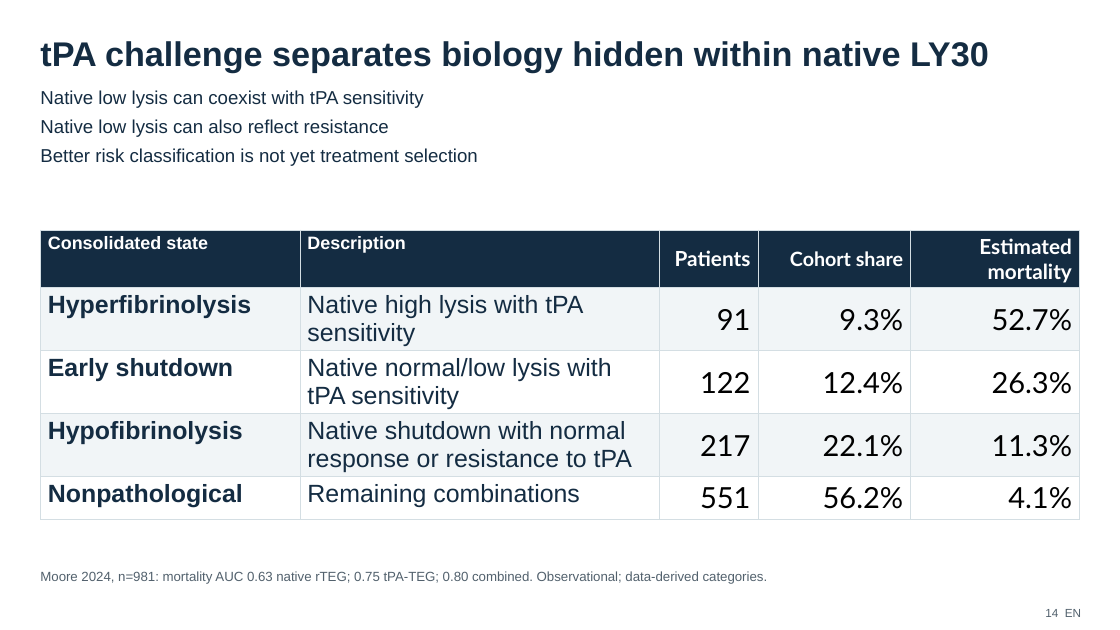
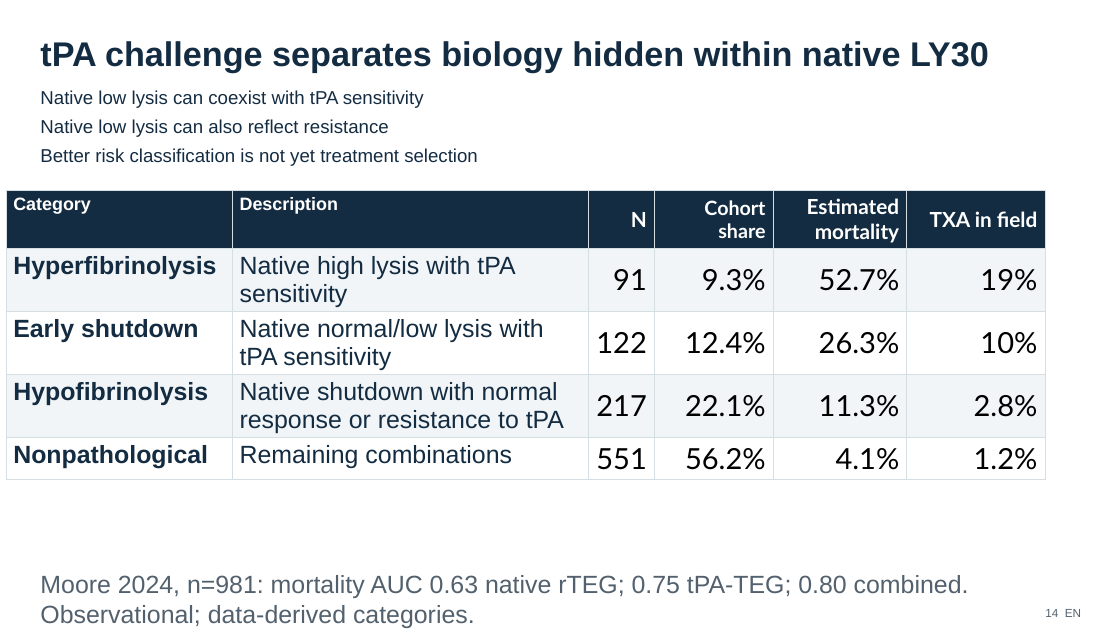
Before and after one commit to cryanking/cryanking.github.io, a slide deck: slide 32 of lectures/tark/TXA_Trauma_English_Turkish.pptx. Drawn at 1120x630 pixels with LibreOffice and Linux fonts; fonts in the diff are those of the drawing. Boxes give left, top, right and bottom in pixels: in the first picture for what was removed or moved away, otherwise in the second. Text is boxed around its words. In the diff, an @@ line names an element or a change of style, - is before the commit and + after.

```diff
--- a/lectures/tark/TXA_Trauma_English_Turkish.pptx
+++ b/lectures/tark/TXA_Trauma_English_Turkish.pptx
@@ table at (6, 190, 1045, 491) @@
-column 1, row 1: Consolidated state
+column 1, row 1: Category
-column 3, row 1: Patients
+column 3, row 1: N
+column 6: TXA in field | 19% | 10% | 2.8% | 1.2%
@@ table: place and size @@
-table at (40, 230, 1079, 531)
+table at (6, 190, 1045, 491)
@@ text "Moore 2024, n=981: mortality AUC ..." at (40, 575, 969, 628): size 12.8 to 24 pt @@
```
Also in this commit, not shown: 14 other slides changed, 1 slide added.
